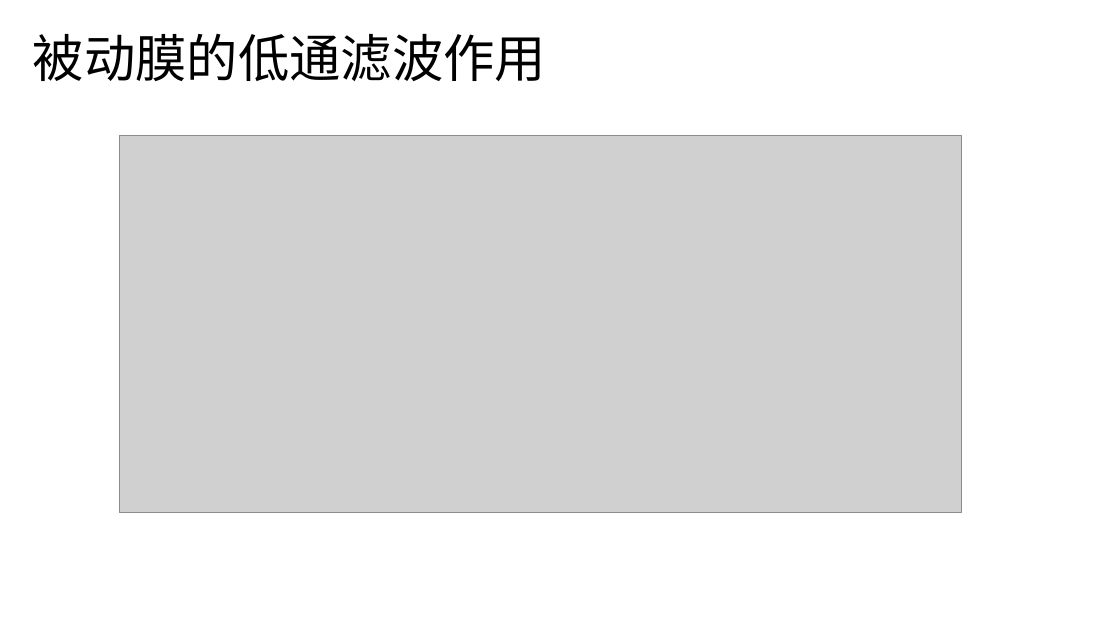
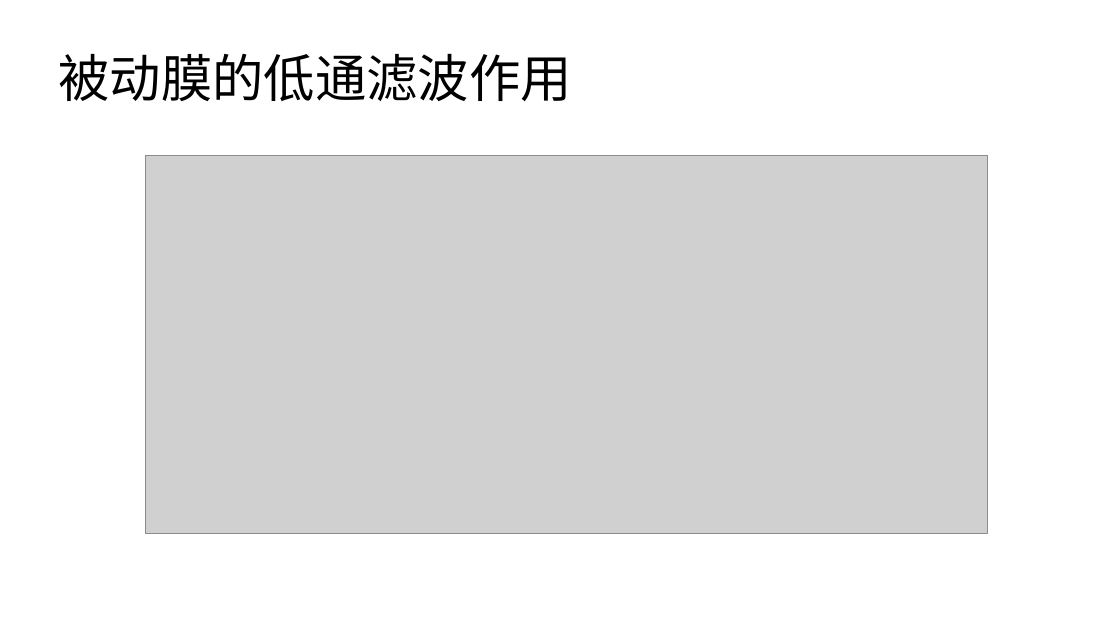
Before and after one commit to Lyghrock/Bio_Intelligence_2026, a slide deck: slide 2 of Projects/Presentation/pre.pptx. Drawn at 1120x630 pixels with LibreOffice and Linux fonts; fonts in the diff are those of the drawing; grey boxes stand for pictures. Boxes give left, top, right and bottom in pixels: in the first picture for what was removed or moved away, otherwise in the second. Text is boxed around its words. In the diff, an @@ line names an element or a change of style, - is before the commit and + after.

```diff
--- a/Projects/Presentation/pre.pptx
+++ b/Projects/Presentation/pre.pptx
@@ title "被动膜的低通滤波作用": place and size @@
-title "被动膜的低通滤波作用" at bbox=[33, 33, 546, 81]
+title "被动膜的低通滤波作用" at bbox=[59, 53, 572, 101]
@@ picture: place and size @@
-picture at bbox=[119, 135, 961, 513]
+picture at bbox=[145, 155, 987, 533]
```
Also in this commit, not shown: 7 other slides changed, 3 slides added, 1 other file.
